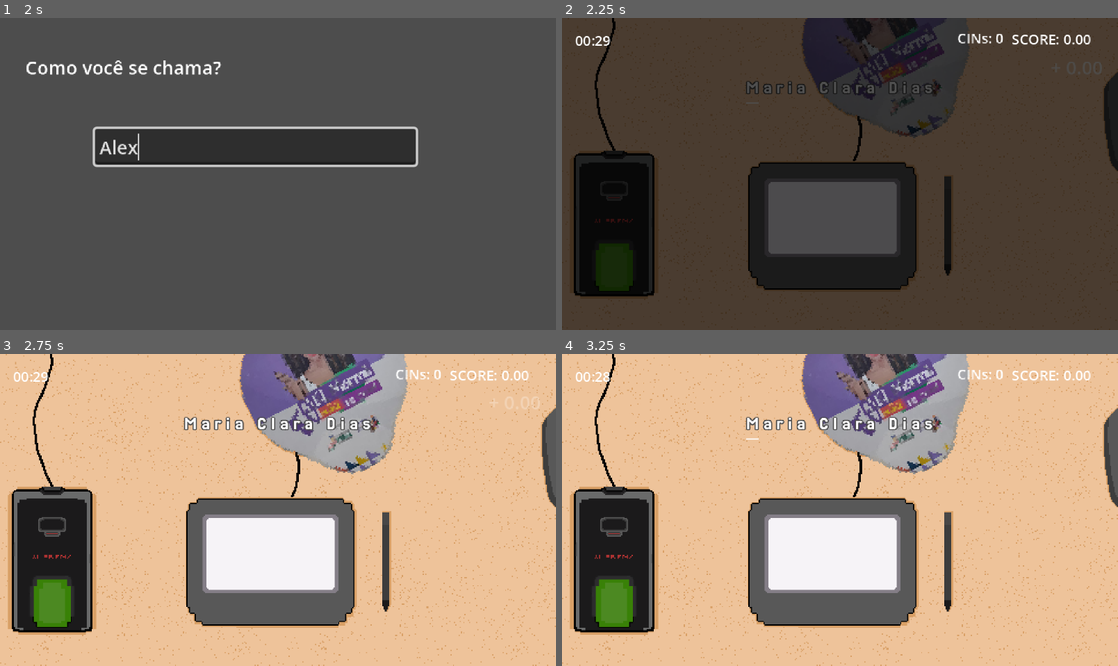
Above: before the commit, frames 1-4 (two rows, left to right).
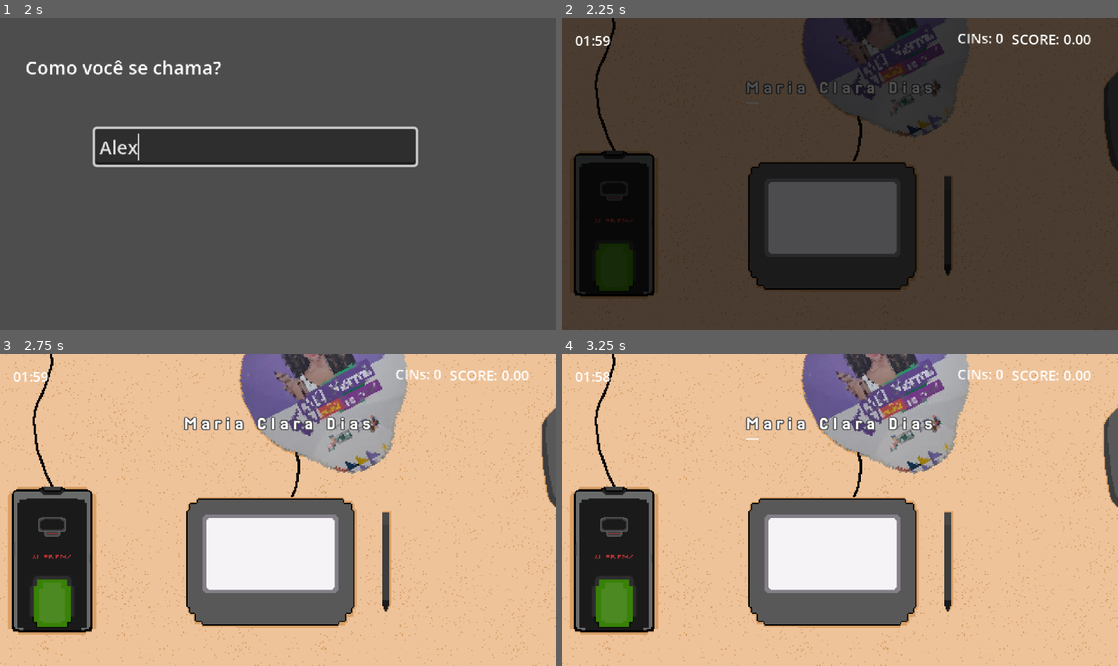
Above: after the commit, the same moments.

Repository: bianca-bezerra/CINExpress
Game: Godot game, scene res://scenes/levels/menu_scene.tscn
Two runs of this game, one before a commit and one after it. Both use one fixed random seed, a clock stepped at 60 frames per second and the inputs below.
Inputs (mouse positions are in pixels of both pictures, inside the frame that each line leads up to):
- Up to frame 1 (2 s): click "JOGAR" at 0.5 s; click (255, 145) at 1.27 s; type "Alex" at 1.35 s
- Up to frame 2 (2.25 s): tap Enter at 2 s; tap Space (space) at 2.1 s
- Up to frame 3 (2.75 s): no input
- Up to frame 4 (3.25 s): tap Space (space) at 2.85 s

Frame 1 is identical in both runs. In frame 2, less than 0.1% of the frame differs, in the area x 3-97%, y 5-18%; in frame 3, 0.1%, in the area x 3-98%, y 5-18%; in frame 4, less than 0.1%.

Commit message:
feat: Adiciona a validação de username e ajusta bugs ocasinados pela tela de resultado

Diff:
--- a/scenes/game_manager.tscn
+++ b/scenes/game_manager.tscn
@@ -6,7 +6,7 @@
 
 [node name="GameManager" type="Node"]
 script = ExtResource("1_hwd4i")
-total_game_duration = 30
+total_game_duration = 120
 
 [node name="GameTimer" type="Timer" parent="."]
 
--- a/scenes/levels/username_scene.tscn
+++ b/scenes/levels/username_scene.tscn
@@ -26,5 +26,14 @@
 offset_right = 359.0
 offset_bottom = 127.0
 
+[node name="WarningLabel" type="Label" parent="."]
+offset_left = 82.0
+offset_top = 132.0
+offset_right = 195.0
+offset_bottom = 155.0
+theme_override_colors/font_color = Color(0.8156863, 0.20392157, 0.17254902, 1)
+theme_override_font_sizes/font_size = 12
+text = "Esse nome já existe"
+
 [connection signal="text_submitted" from="NameInput" to="." method="_on_name_input_text_submitted"]
 [connection signal="text_submitted" from="NameInput" to="." method="_on_name_input_2_text_submitted"]
--- a/scripts/player_manager.gd
+++ b/scripts/player_manager.gd
@@ -7,6 +7,7 @@
 	"cin_count": 0
 }
 
+
 func reset_current_player_data():
 	_current_player_data = {
 		"name": "",
@@ -14,12 +15,9 @@
 		"cin_count": 0
 	}
 
-func reset_score():
-	_current_player_data["score"] = 0
-	score_chaged.emit(_current_player_data["score"])
-
 func register_new_player(player_name: String):
 	_current_player_data["name"] = player_name
+
 
 func add_score(score: float):
 	AudioManager.play_sfx("combo_sound")
@@ -27,15 +25,19 @@
 	_current_player_data["score"] += score
 	score_chaged.emit(score)
 
+
 func increment_cin_count():
 	_current_player_data["cin_count"] +=1
+
 
 func save_current_player():
 	SaveManager.game_data["dashboard"].append(_current_player_data)
 	SaveManager.save_game()
 
+
 func get_score():
 	return _current_player_data["score"]
 
+
 func get_cin_count():
 	return _current_player_data["cin_count"]
--- a/scripts/results_screen.gd
+++ b/scripts/results_screen.gd
@@ -14,6 +14,7 @@
 	cins_label.text = "0"
 	start_score_animation()
 	retry_game_button.grab_focus.call_deferred()
+
 
 func start_score_animation() -> void:
 	await _animate_score_label(score_label, PlayerManager.get_score())
@@ -77,6 +78,9 @@
 
 	AudioManager.play_sfx("bang_sound")
 
+func _reset_data():
+	PlayerManager.reset_current_player_data()
+
 
 func _on_retry_game_button_pressed() -> void:
 	GameManager.change_to_username_scene()
--- a/scripts/singletons/game_manager.gd
+++ b/scripts/singletons/game_manager.gd
@@ -72,15 +72,16 @@
 func _ready() -> void:
 	PlayerManager.reset_current_player_data()
 
+
 func _process(_delta: float) -> void:
 	$GameUI.visible = _can_show_game_ui
+
 
 func start_game():
 	_can_show_game_ui = true
 	game_timer.start(total_game_duration)
-	PlayerManager.reset_score()
-	PlayerManager.reset_current_player_data()
 	change_to_next_level()
+
 
 func change_to_next_level():
 	if current_game_level >= len(current_run):
@@ -95,10 +96,12 @@
 	get_tree().change_scene_to_packed(scene)
 	scene_transintion_animation.play("fade_out")
 
+
 func change_to_username_scene():
 	scene_transintion_animation.play("fade_in")
 	get_tree().change_scene_to_file("res://scenes/levels/username_scene.tscn")
 	scene_transintion_animation.play("fade_out")
+
 
 func change_to_menu_scene():
 	scene_transintion_animation.play("fade_in")
@@ -110,10 +113,12 @@
 	_can_show_game_ui = false
 	current_level = 0
 	current_game_level = 0
+	game_timer.stop()
 	PlayerManager.save_current_player()
 	scene_transintion_animation.play("fade_in")
 	get_tree().change_scene_to_file("res://scenes/results_screen.tscn")
 	scene_transintion_animation.play("fade_out")
+
 
 func get_dashboard():
 	return SaveManager.game_data["dashboard"]
@@ -121,8 +126,10 @@
 func _on_game_timer_timeout() -> void:
 	end_game();
 
+
 func _enter_tree() -> void:
 	SaveManager.load_game()
+
 
 func _exit_tree() -> void:
 	SaveManager.save_game()
--- a/scripts/username_scene.gd
+++ b/scripts/username_scene.gd
@@ -1,11 +1,24 @@
 extends Node2D
+
 @onready var input = $NameInput
+@onready var warning_label: Label = $WarningLabel
+
 
 func _ready() -> void:
+	warning_label.visible = false
 	input.grab_focus()
 
 
 func _on_name_input_text_submitted(new_text: String) -> void:
 	var player_name = new_text
+
+	for dashboard in SaveManager.game_data["dashboard"]:
+		name = dashboard.get("name", "")
+
+		if player_name == name:
+			warning_label.visible = true
+			return
+
+	warning_label.visible = false
 	PlayerManager.register_new_player(player_name)
 	GameManager.start_game()
